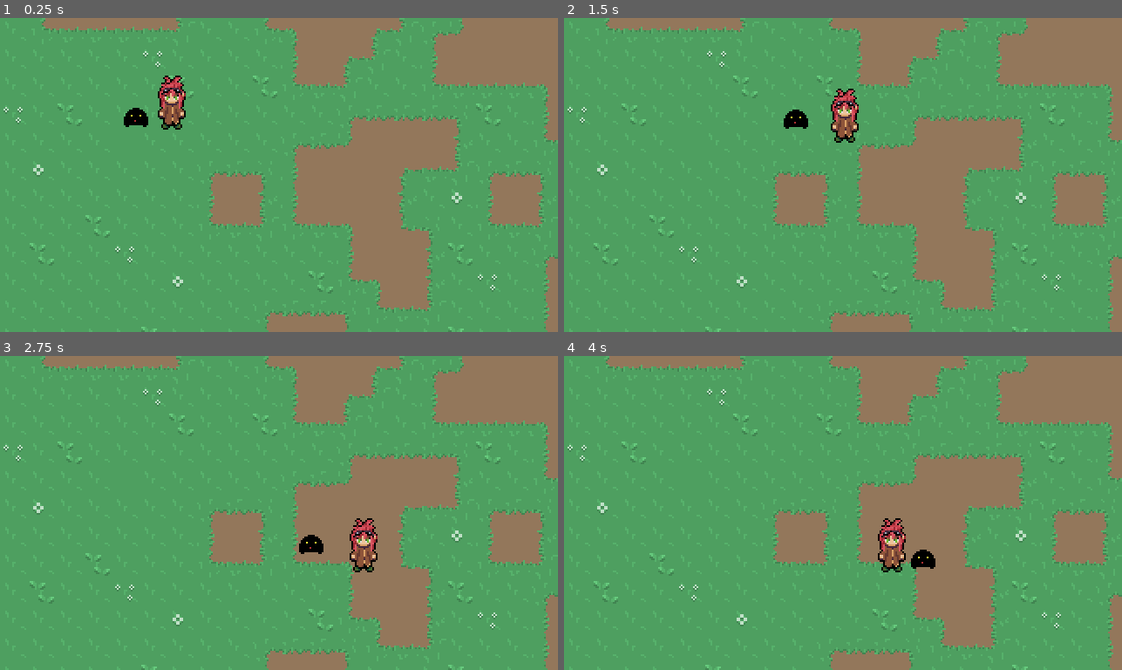
Above: before the commit, frames 1-4 (two rows, left to right).
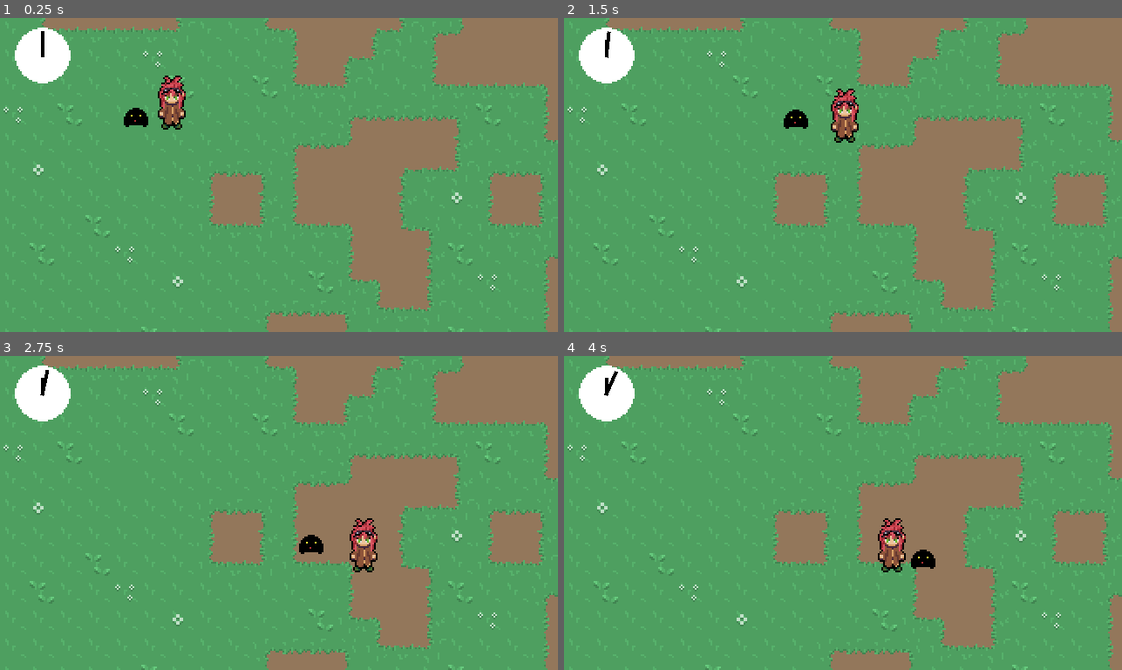
Above: after the commit, the same moments.

Repository: Morphclue/evo-world
Game: Godot game, scene res://world.tscn
Two runs of this game, one before a commit and one after it. Both use one fixed random seed, a clock stepped at 60 frames per second and the inputs below.
Inputs:
- Up to frame 1 (0.25 s): no input
- Up to frame 2 (1.5 s): tap Enter (ui_accept) at 0.5, 0.77 s; hold D (right) 0.53-1.28 s; hold S (down) from 1.28 s (still down)
- Up to frame 3 (2.75 s): tap Enter (ui_accept) at 1.52 s; release S (down) at 2.03 s; hold D (right) from 2.03 s (still down)
- Up to frame 4 (4 s): release D (right) at 2.78 s; hold Up (ui_up) 2.78-3.53 s; tap Enter (ui_accept) at 3.02, 3.77 s; hold A (left) from 3.53 s (still down)

The runs differ from the first frame. In frame 1, 1.4% of the frame differs, in the area x 2-13%, y 3-21%; in frame 2, 1.4%; in frame 3, 1.4%; in frame 4, 1.4%.

Commit message:
feat: add clock to hud

Diff:
--- a/hud/clock.gd
+++ b/hud/clock.gd
@@ -21,7 +21,6 @@
 
 func _calculate_time():
 	minutes += 1
-	print(minutes)
 
 	if minutes == 60:
 		minutes = 0
--- a/world.tscn
+++ b/world.tscn
@@ -6,6 +6,7 @@
 [ext_resource path="res://world/grass_tileset.tres" type="TileSet" id=4]
 [ext_resource path="res://world/sprites/grass_atlas.png" type="Texture" id=5]
 [ext_resource path="res://pet/pet.tscn" type="PackedScene" id=6]
+[ext_resource path="res://hud/clock.tscn" type="PackedScene" id=7]
 
 [sub_resource type="TileSet" id=1]
 0/name = "grass_atlas.png 0"
@@ -59,3 +60,7 @@
 
 [node name="player" parent="YSort" instance=ExtResource( 1 )]
 position = Vector2( 98.3458, 48.8626 )
+
+[node name="hud" type="Node" parent="."]
+
+[node name="clock" parent="hud" instance=ExtResource( 7 )]
Not shown: 1 places in world.tscn that only renumber resources
